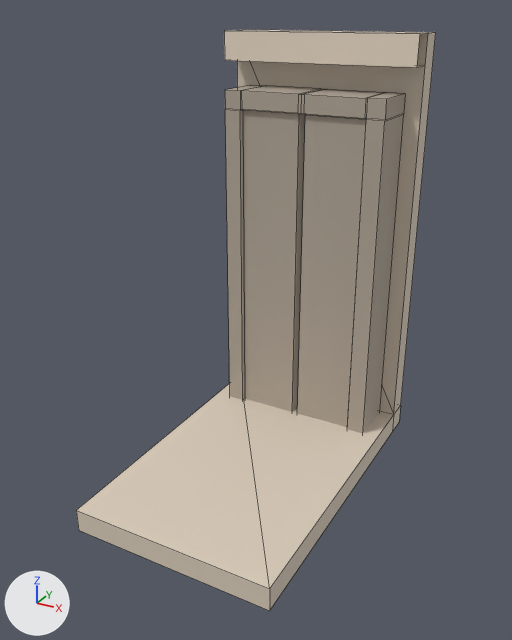
A saved change to the FBX model ggj-2019/Assets/Graphics/Models/Segment_Elevator.fbx.
One viewpoint serves both versions: a 50 mm lens placed at (2.97, -5.82, 4.43), pointed at (0.06, -0.51, 1.78). Arrows for +X, +Y and +Z are at lower left; the lights stay in place. Mesh edges are drawn as thin lines.
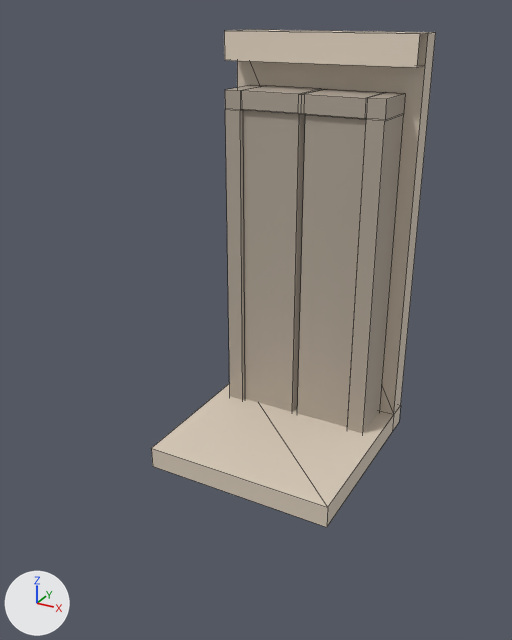
The change, as a list of edits to the scene's bpy script:
```text
Change me_cube_009:
    where me_cube_009.from_pydata(...)  # 16 vertices, 15 faces; spans x -1.0..1.0, y -2.0..1.25, z 0.0..4.23
    used by ob_cube_008; location = (0.0, 0.0, 0.0)
    before: 0 (-1.0, -2.0, 0.23) at pixel (76, 510), 2 (1.0, -2.0, 0.23) at pixel (269, 588), 10 (-1.0, -2.0, 0.0) at pixel (78, 530), 12 (1.0, -2.0, 0.0) at pixel (269, 610)
    me_cube_009 part 1
    add for i in [0, 2, 10, 12]: me_cube_009.vertices[i].co += Vector((0.0, 1.15, 0.0))
```

Boxes [x1, y1, x2, y2] around the edits, measured in the pictures (512 x 640 px; the box of a moved part takes in the faces that stretch with it):
'Cube.008', reshaped (21% narrower, 14% shorter): before [76, 29, 436, 611]; after [151, 29, 436, 527]
part 1 of me_cube_009, moved or reshaped: before [76, 383, 332, 611]; after [151, 383, 332, 527]
